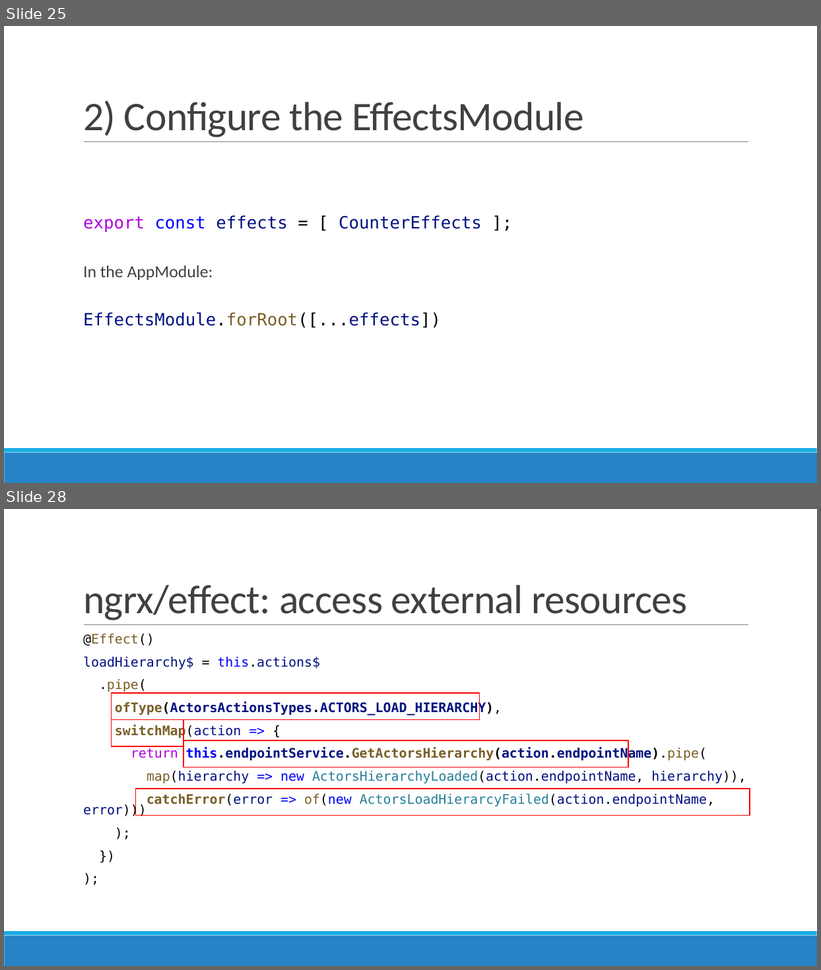
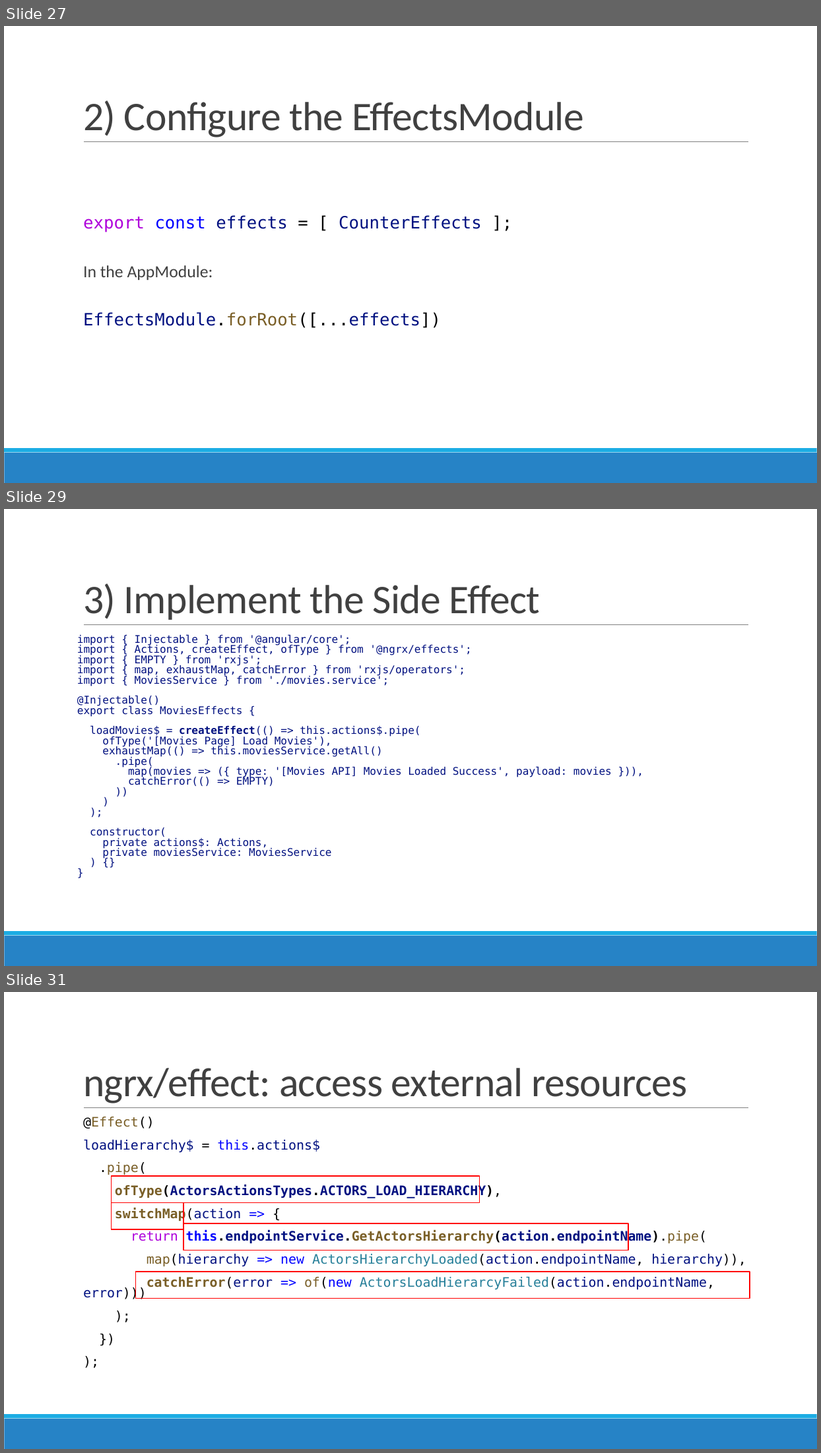
Before and after one commit to AGiorgetti/ngrx101, a slide deck: ReactiveProgramming_ngrx.pptx. Shown one above the other, each under a label of ours: slides 25 and 28 before the commit, slides 27, 29 and 31 after it; the slides between them are not shown. The pictures are 821x970 and 821x1453 pixels, drawn with LibreOffice and Linux fonts; fonts in the diff are those of the drawing. Boxes give left, top, right and bottom in pixels: in the first picture for what was removed or moved away, otherwise in the second. Text is boxed around its words. In the diff, an @@ line names an element or a change of style, - is before the commit and + after.

```diff
--- a/ReactiveProgramming_ngrx.pptx
+++ b/ReactiveProgramming_ngrx.pptx
@@ slide 29 added at [4, 509, 817, 966], background #FFFFFF; not listed: 3 template elements that a slide beside it also shows @@
@@ title added at [83, 584, 541, 620], 48 pt, text #404040 @@
+3) Implement the Side Effect
@@ text added at [77, 634, 612, 859], 12.5 pt, text #001080 @@
+import { Injectable } from '@angular/core';
+import { Actions, createEffect, ofType } from '@ngrx/effects';
+import { EMPTY } from 'rxjs';
+import { map, exhaustMap, catchError } from 'rxjs/operators';
+import { MoviesService } from './movies.service';
+@Injectable()
+export class MoviesEffects {
+loadMovies$ = createEffect(() => this.actions$.pipe(
+ofType('[Movies Page] Load Movies'),
+exhaustMap(() => this.moviesService.getAll()
+.pipe(
+map(movies => ({ type: '[Movies API] Movies Loaded Success', payload: movies })),
+catchError(() => EMPTY)
+))
+)
+);
+constructor(
+private actions$: Actions,
+private moviesService: MoviesService
+) {}
+}
@@ what was slide 25 is now slide 27 @@
@@ what was slide 28 is now slide 31 @@
```
Also in this commit, not shown: 17 slides changed, 3 other slides added, 5 other files.
